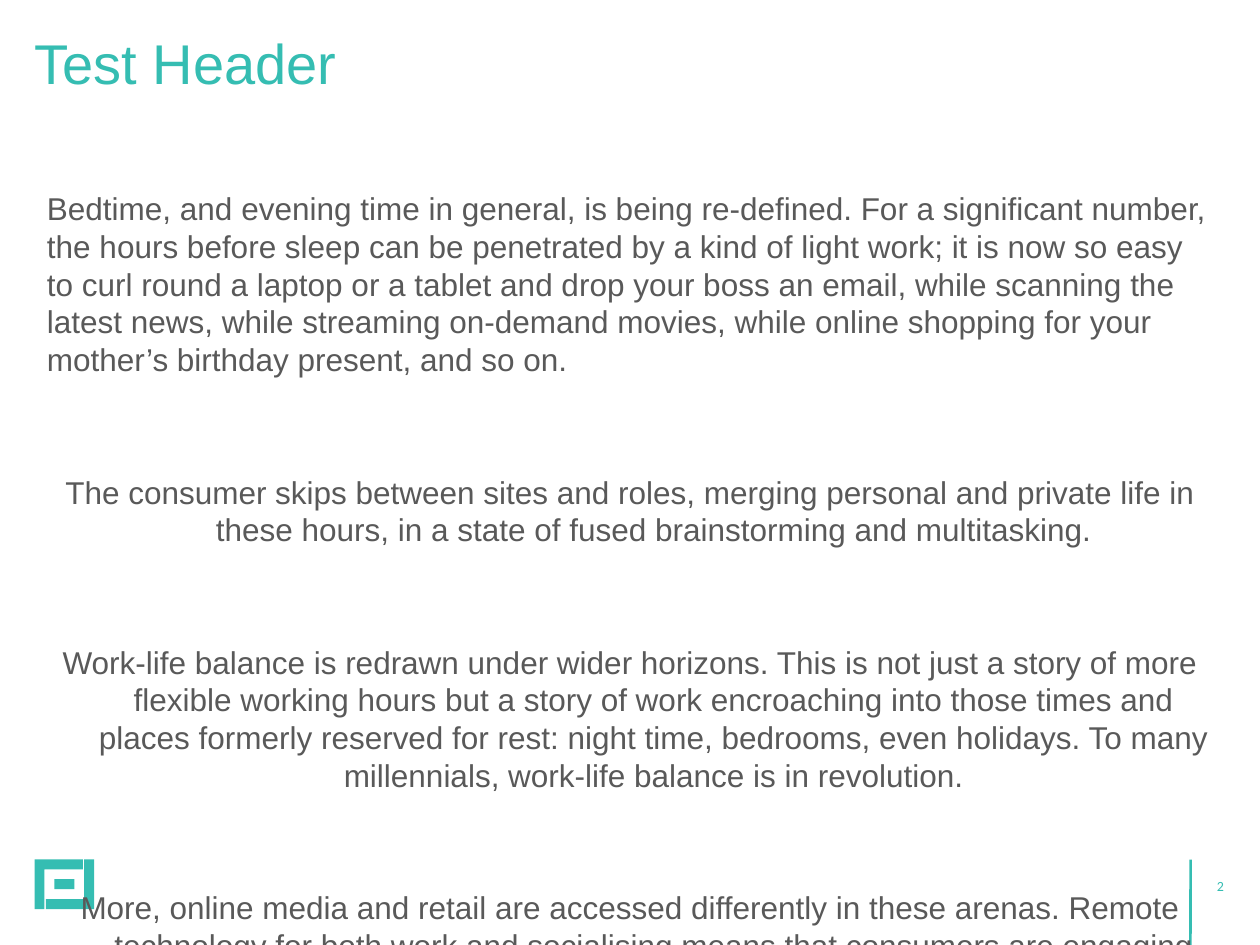
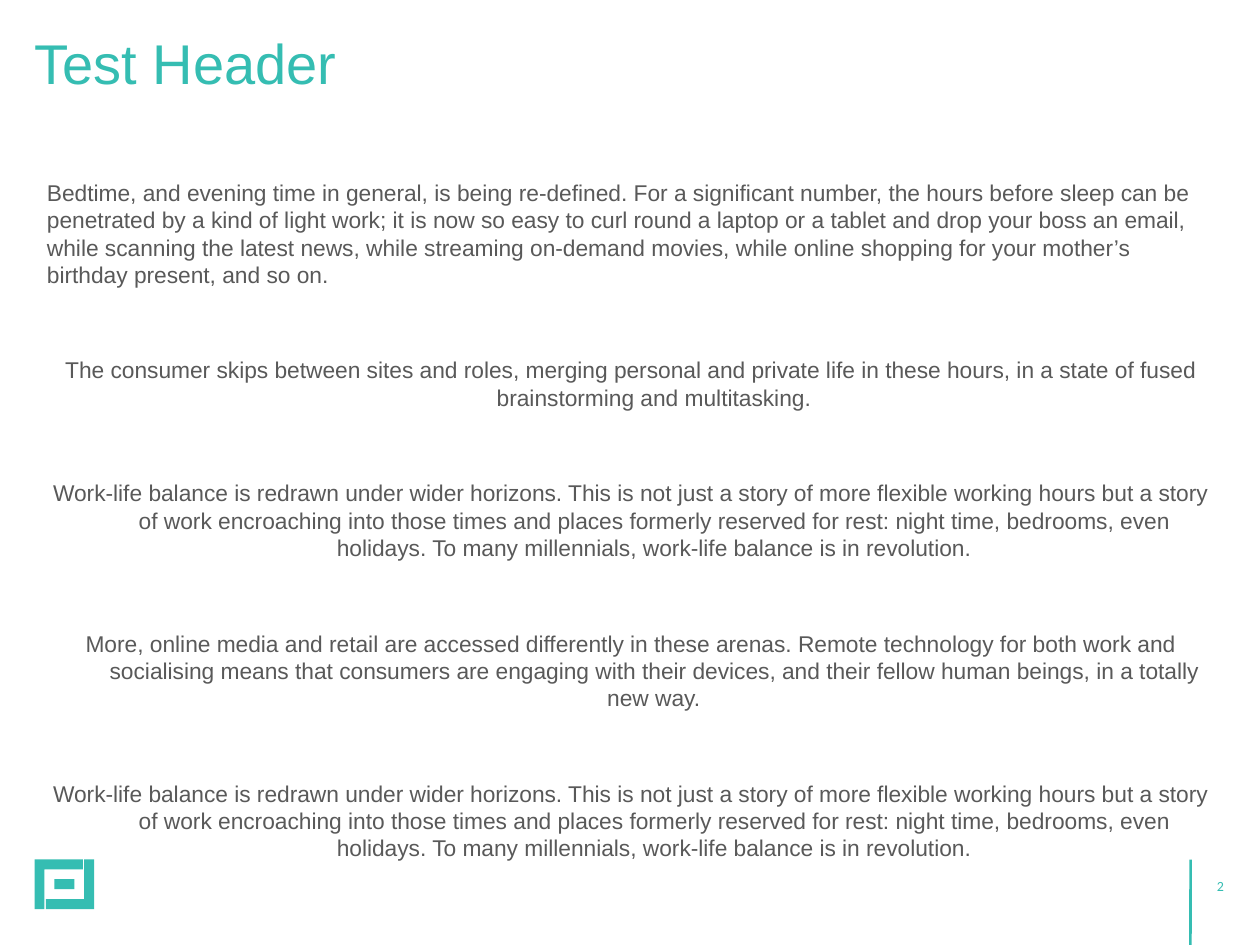
Before and after one commit to stylefoundry/powerpoint, a slide deck: slide 2 of samples/pptx/test-output.pptx. Drawn at 1260x945 pixels with LibreOffice and Linux fonts; fonts in the diff are those of the drawing. Boxes give left, top, right and bottom in pixels: in the first picture for what was removed or moved away, otherwise in the second. Text is boxed around its words. In the diff, an @@ line names an element or a change of style, - is before the commit and + after.

```diff
--- a/samples/pptx/test-output.pptx
+++ b/samples/pptx/test-output.pptx
@@ text at bbox=[47, 184, 1208, 711]: size 18 to 13 pt in "Bedtime, and evening time in general, is ...", "The consumer skips between sites and roles, ...", "Work-life balance is redrawn under wider horizons. ...", "More, online media and retail are accessed ..."; less space between paragraphs @@
@@ text at bbox=[53, 785, 1208, 834]: paragraph added @@
+Work-life balance is redrawn under wider horizons. This is not just a story of more flexible working hours but a story of work encroaching into those times and places formerly reserved for rest: night time, bedrooms, even holidays. To many millennials, work-life balance is in revolution.
```
Also in this commit, not shown: 3 other slides changed, 5 other files.
